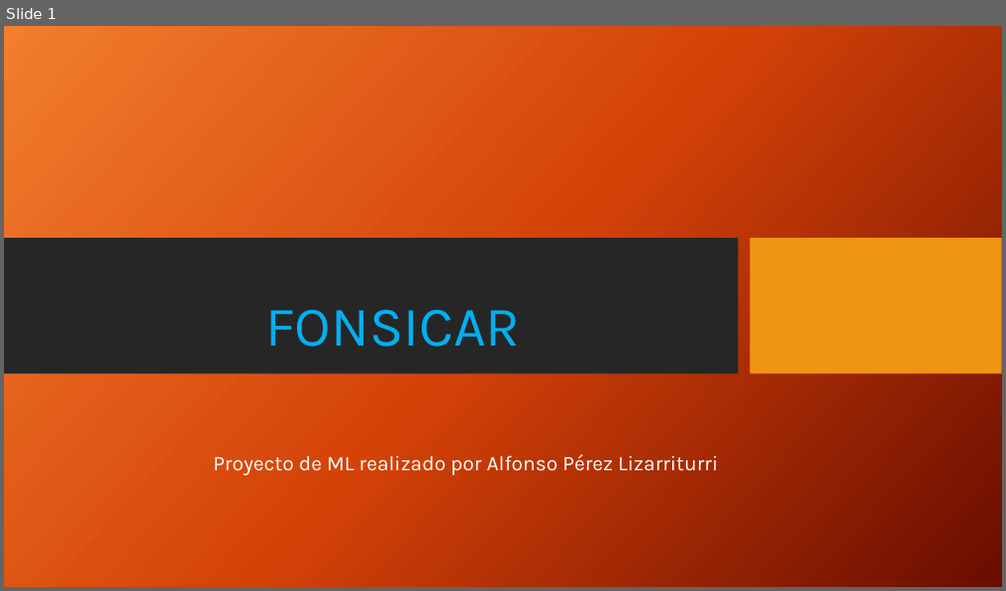
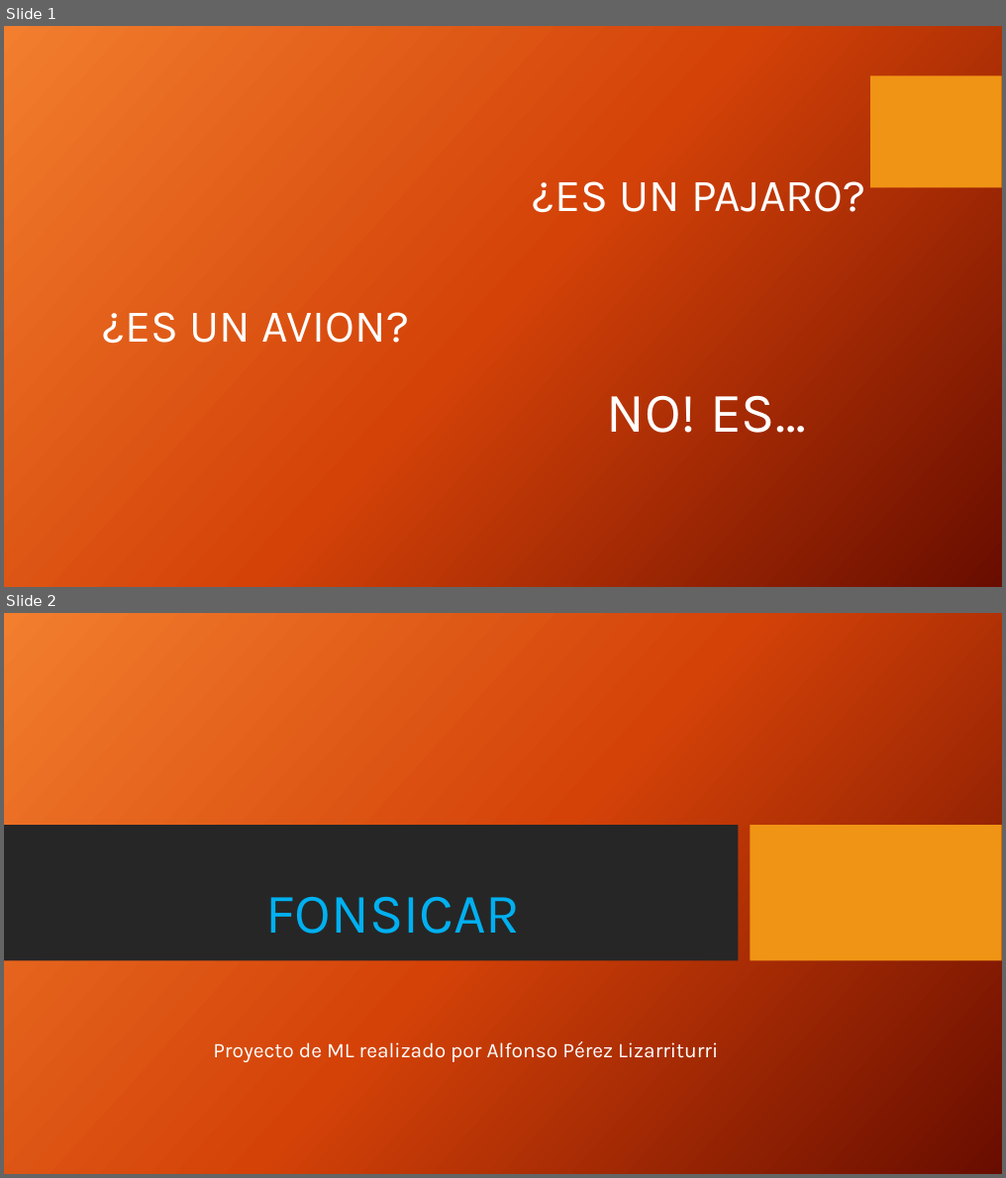
Before and after one commit to Volkmar87/FONSICAR, a slide deck: Coches_proyecto_final_ML/Fonsicar.pptx. Shown one above the other, each under a label of ours: slide 1 before the commit, slides 1 and 2 after it. The pictures are 1006x591 and 1006x1178 pixels, drawn with LibreOffice and Linux fonts; fonts in the diff are those of the drawing; background and template pictures are left out. Boxes give left, top, right and bottom in pixels: in the first picture for what was removed or moved away, otherwise in the second. Text is boxed around its words. In the diff, an @@ line names an element or a change of style, - is before the commit and + after.

```diff
--- a/Coches_proyecto_final_ML/Fonsicar.pptx
+++ b/Coches_proyecto_final_ML/Fonsicar.pptx
@@ slide 1 added at [4, 26, 1002, 587], background picture (left out) @@
@@ rectangle added at [871, 76, 1002, 188], fill #F09415 @@
@@ text added at [533, 181, 866, 213], 44 pt, text #FFFFFF @@
+¿ES UN PAJARO?
@@ text added at [103, 312, 409, 343], 44 pt, text #FFFFFF @@
+¿ES UN AVION?
@@ text added at [607, 395, 806, 433], 54 pt, text #FFFFFF @@
+NO! ES…
@@ what was slide 1 is now slide 2 @@
```
Also in this commit, not shown: 1 slide changed, 2 other slides added.
